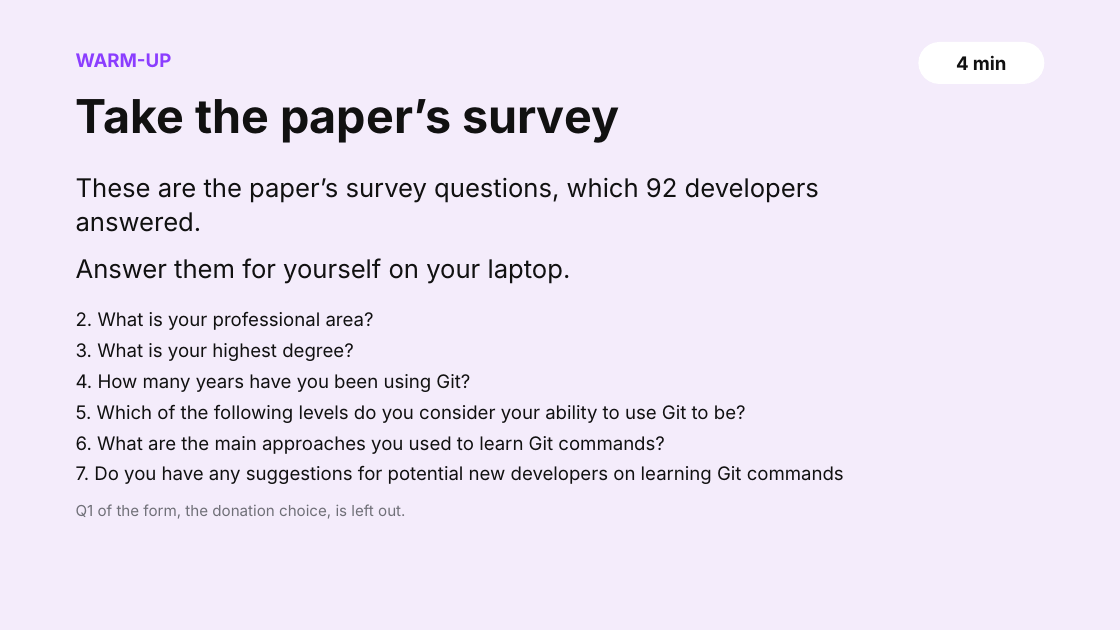
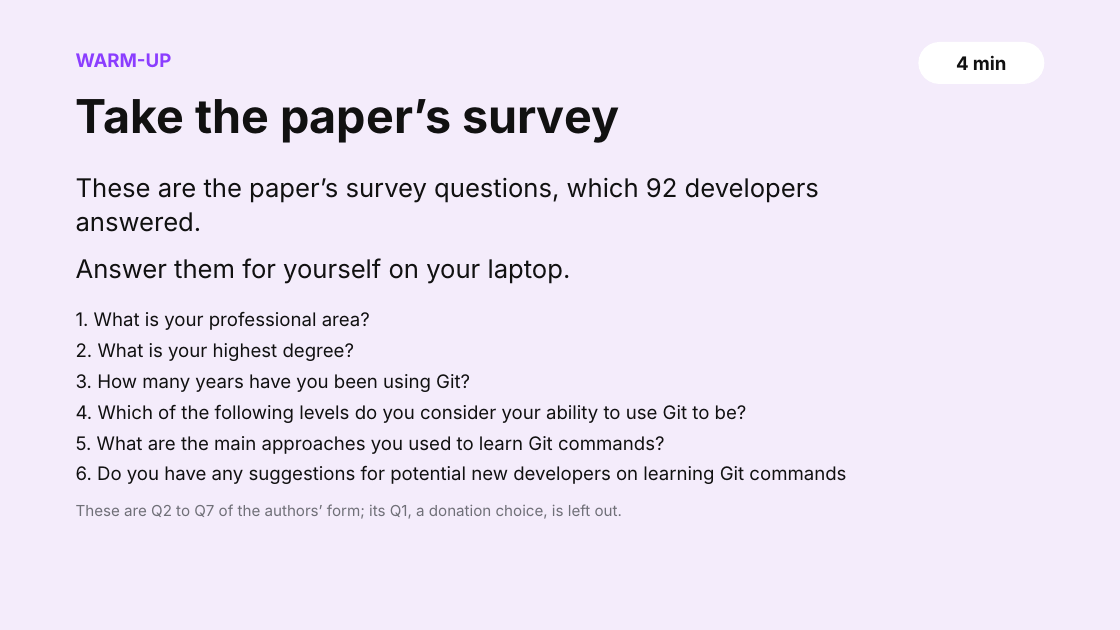
Before and after one commit to shubham3-ucb/cs294-pl, a slide deck: slide 3 of slides/thursday_app.pptx. Drawn at 1120x630 pixels with LibreOffice and Linux fonts; fonts in the diff are those of the drawing. Boxes give left, top, right and bottom in pixels: in the first picture for what was removed or moved away, otherwise in the second. Text is boxed around its words. In the diff, an @@ line names an element or a change of style, - is before the commit and + after.

```diff
--- a/slides/thursday_app.pptx
+++ b/slides/thursday_app.pptx
@@ text at <box>76,312,846,484</box>: text changed @@
-2. What is your professional area?
-3. What is your highest degree?
-4. How many years have you been using Git?
-5. Which of the following levels do you consider your ability to use Git to be?
-6. What are the main approaches you used to learn Git commands?
-7. Do you have any suggestions for potential new developers on learning Git commands
+1. What is your professional area?
+2. What is your highest degree?
+3. How many years have you been using Git?
+4. Which of the following levels do you consider your ability to use Git to be?
+5. What are the main approaches you used to learn Git commands?
+6. Do you have any suggestions for potential new developers on learning Git commands
@@ text at <box>76,504,622,519</box>: text changed @@
-Q1 of the form, the donation choice, is left out.
+These are Q2 to Q7 of the authors’ form; its Q1, a donation choice, is left out.
```
Also in this commit, not shown: 6 other slides changed, 13 other files.
